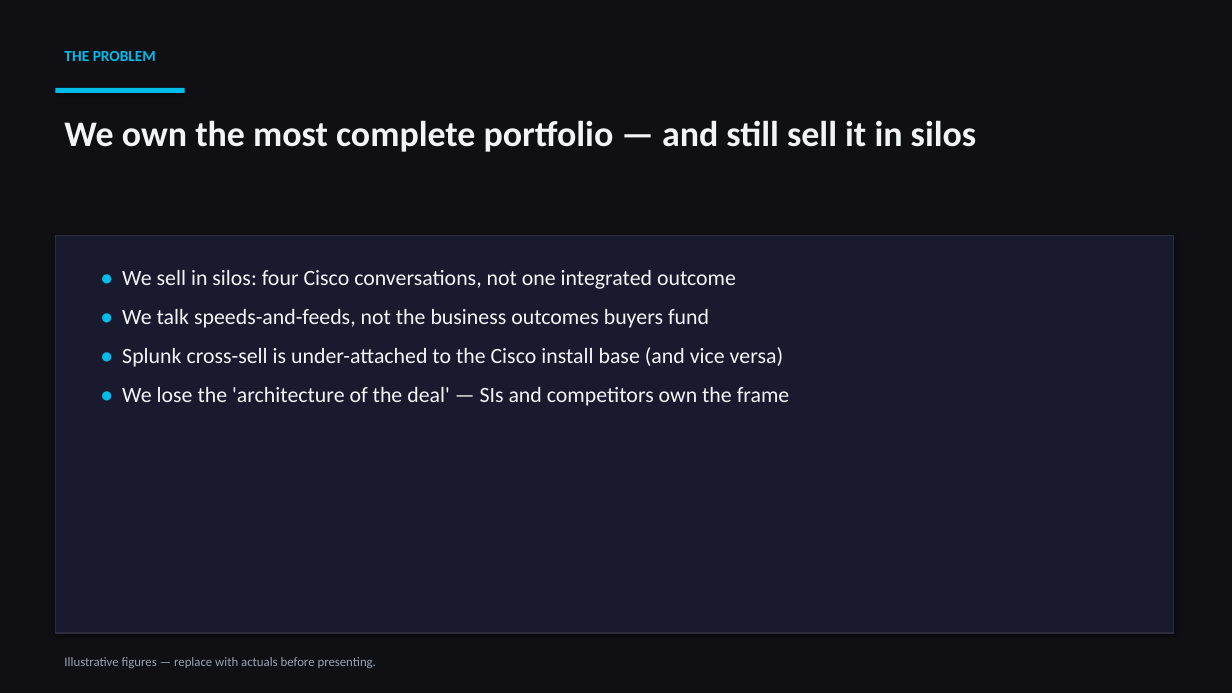
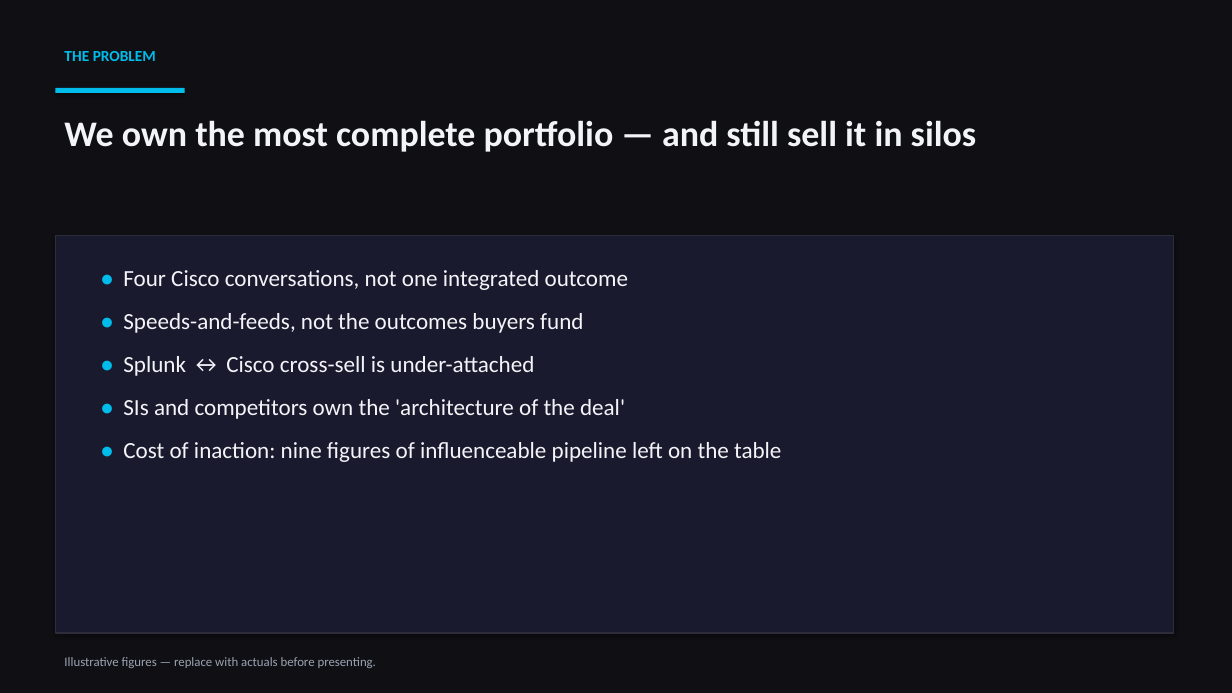
Before and after one commit to rcasey1978/FieldCTO_TacticalSelling, a slide deck: slide 2 of Field-CTO-XArch-Business-Case.pptx. Drawn at 1232x693 pixels with LibreOffice and Linux fonts; fonts in the diff are those of the drawing. Boxes give left, top, right and bottom in pixels: in the first picture for what was removed or moved away, otherwise in the second. Text is boxed around its words. In the diff, an @@ line names an element or a change of style, - is before the commit and + after.

```diff
--- a/Field-CTO-XArch-Business-Case.pptx
+++ b/Field-CTO-XArch-Business-Case.pptx
@@ text at (x1=123, y1=270, x2=781, y2=462): text changed; size 17 to 18 pt @@
-• We sell in silos: four Cisco conversations, not one integrated outcome
-• We talk speeds-and-feeds, not the business outcomes buyers fund
-• Splunk cross-sell is under-attached to the Cisco install base (and vice versa)
-• We lose the 'architecture of the deal' — SIs and competitors own the frame
+• Four Cisco conversations, not one integrated outcome
+• Speeds-and-feeds, not the outcomes buyers fund
+• Splunk ↔ Cisco cross-sell is under-attached
+• SIs and competitors own the 'architecture of the deal'
+• Cost of inaction: nine figures of influenceable pipeline left on the table
```
Also in this commit, not shown: 19 other slides changed, 4 slides removed, 2 other files.
